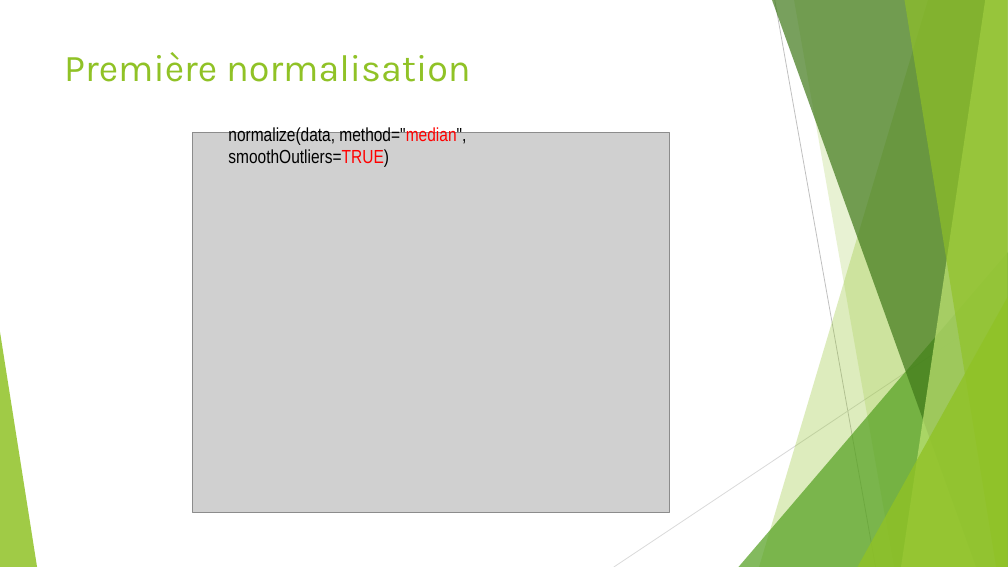
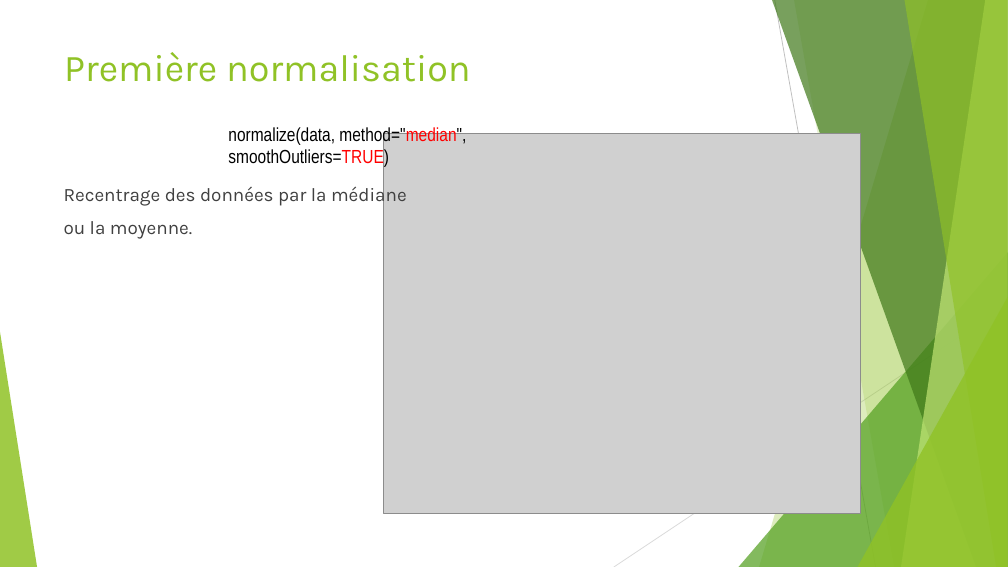
Before and after one commit to Elie-Bordron/DEA-dataviz, a slide deck: slide 5 of docs/docs_I_made/slides/CGHcall.pptx. Drawn at 1008x567 pixels with LibreOffice and Linux fonts; fonts in the diff are those of the drawing; grey boxes stand for pictures. Boxes give left, top, right and bottom in pixels: in the first picture for what was removed or moved away, otherwise in the second. Text is boxed around its words. In the diff, an @@ line names an element or a change of style, - is before the commit and + after.

```diff
--- a/docs/docs_I_made/slides/CGHcall.pptx
+++ b/docs/docs_I_made/slides/CGHcall.pptx
@@ picture: place and size @@
-picture at <box>193,133,669,513</box>
+picture at <box>384,134,861,513</box>
@@ text added at <box>64,184,407,239</box>, 18 pt, text #404040 @@
+Recentrage des données par la médiane
+ou la moyenne.
```
Also in this commit, not shown: 1 other slide changed, 1 slide added, 4 other files.
